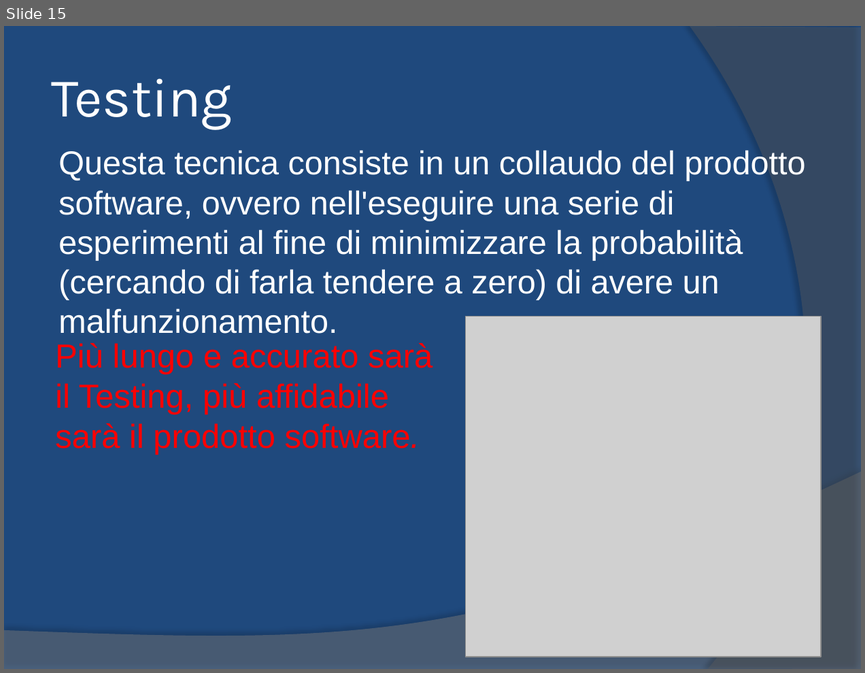
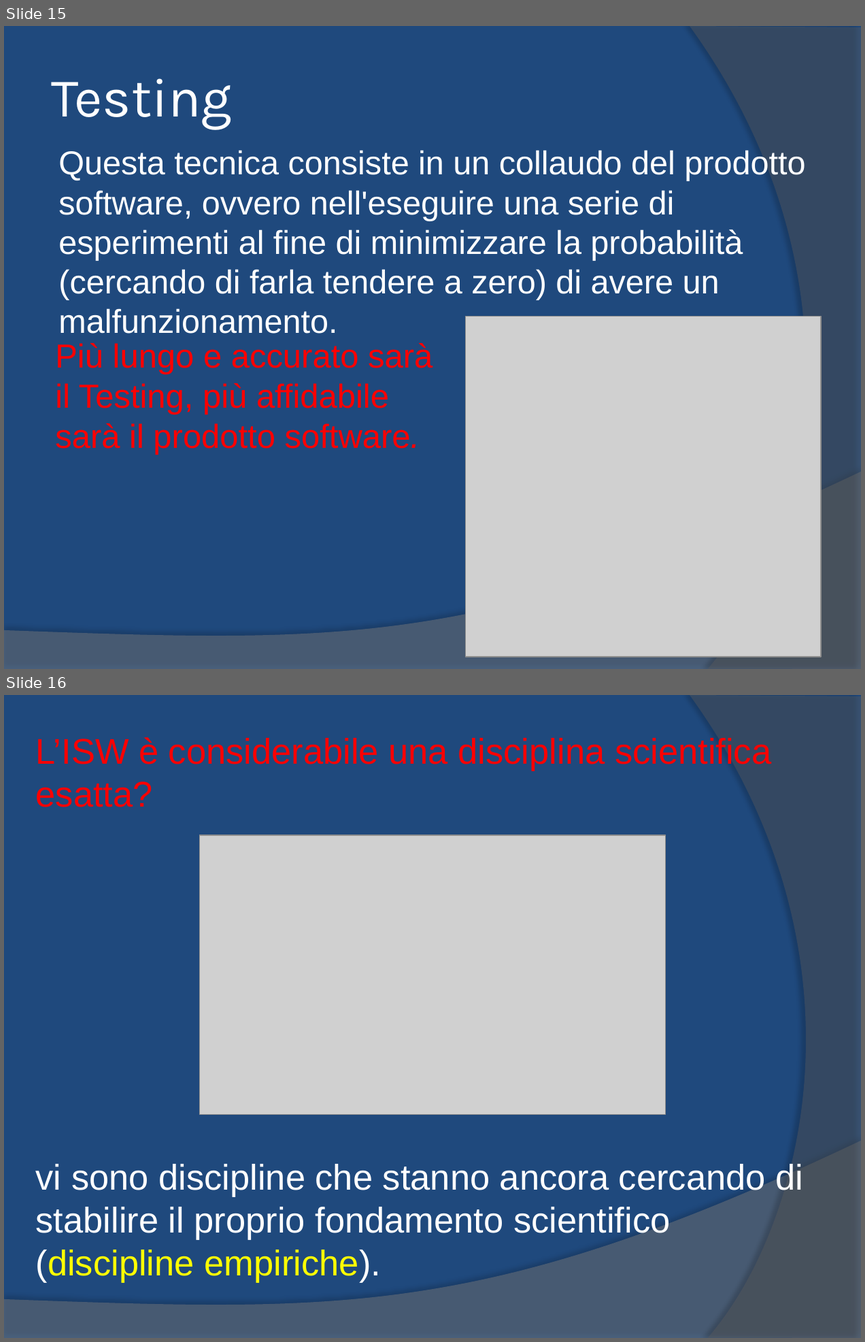
Before and after one commit to yan0z/ISW, a slide deck: Quesito 2 Team/1.ISW-Metrica.pptx. Shown one above the other, each under a label of ours: slide 15 before the commit, slides 15 and 16 after it. The pictures are 865x673 and 865x1342 pixels, drawn with LibreOffice and Linux fonts; fonts in the diff are those of the drawing; grey boxes stand for pictures. Boxes give left, top, right and bottom in pixels: in the first picture for what was removed or moved away, otherwise in the second. Text is boxed around its words. In the diff, an @@ line names an element or a change of style, - is before the commit and + after.

```diff
--- a/Quesito 2 Team/1.ISW-Metrica.pptx
+++ b/Quesito 2 Team/1.ISW-Metrica.pptx
@@ slide 16 added at [4, 695, 861, 1338], background #1F497D; not listed: 2 template elements that a slide beside it also shows @@
@@ text added at [36, 737, 771, 807], 30 pt, text #FF0000 @@
+L’ISW è considerabile una disciplina scientifica esatta?
@@ picture added at [199, 834, 666, 1114] @@
@@ text added at [36, 1161, 803, 1283], 30 pt, text #FFFFFF @@
+vi sono discipline che stanno ancora cercando di stabilire il proprio fondamento scientifico (discipline empiriche).
```
Also in this commit, not shown: 5 slides changed, 2 other slides added, 8 other files.
